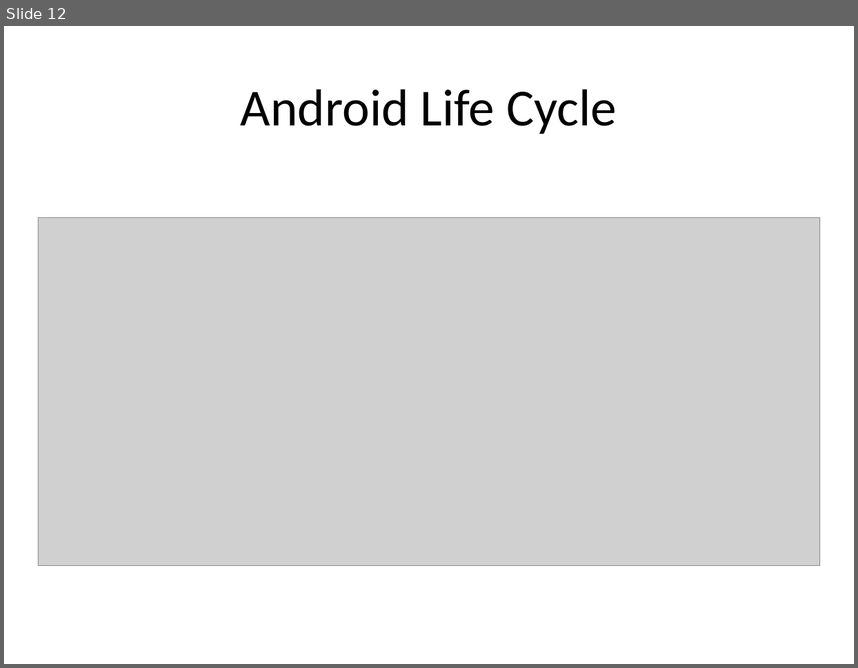
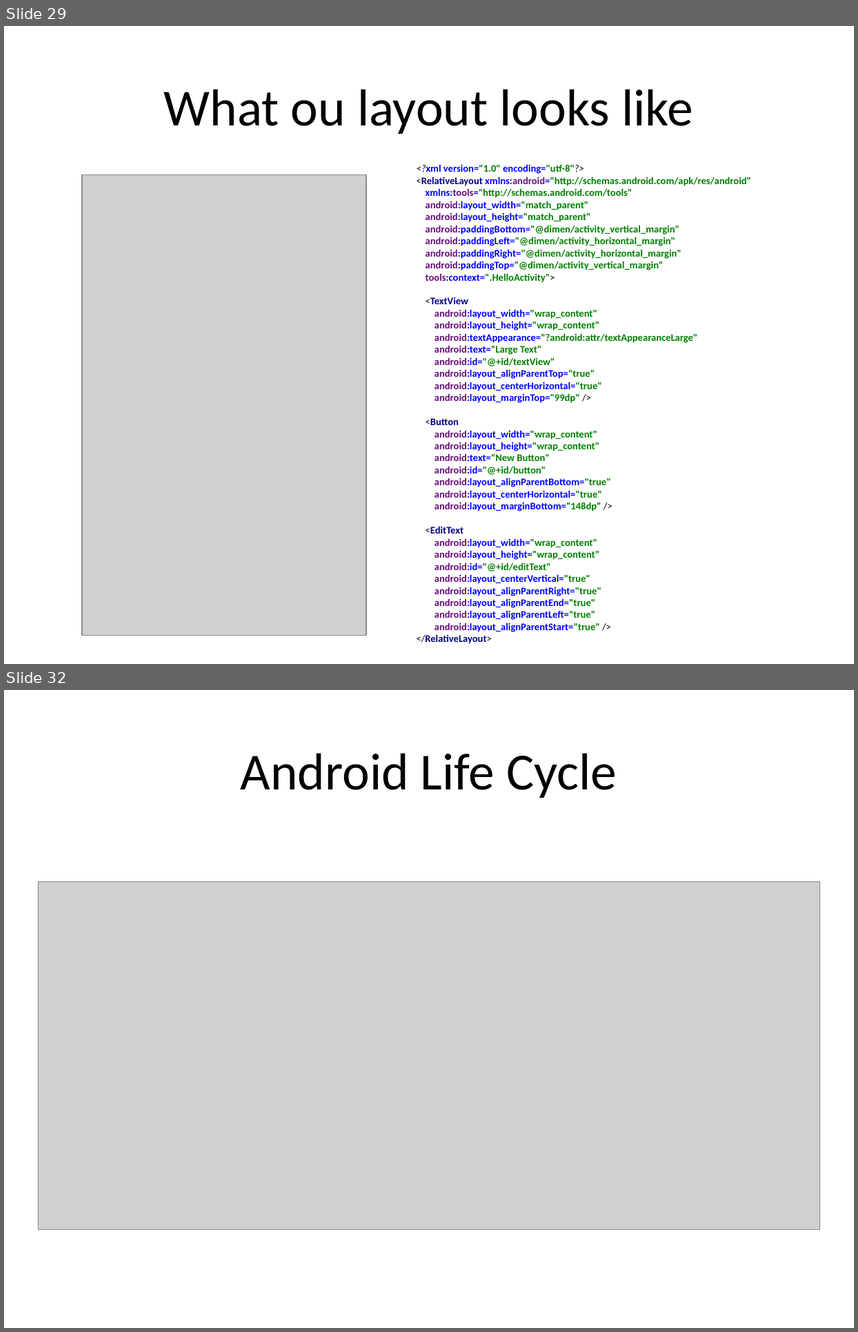
Before and after one commit to chang47/AndroidTutorial, a slide deck: Lesson1 First App/Android Lesson 1.pptx. Shown one above the other, each under a label of ours: slide 12 before the commit, slides 29 and 32 after it; the slides between them are not shown. The pictures are 858x668 and 858x1332 pixels, drawn with LibreOffice and Linux fonts; fonts in the diff are those of the drawing; grey boxes stand for pictures. Boxes give left, top, right and bottom in pixels: in the first picture for what was removed or moved away, otherwise in the second. Text is boxed around its words. In the diff, an @@ line names an element or a change of style, - is before the commit and + after.

```diff
--- a/Lesson1 First App/Android Lesson 1.pptx
+++ b/Lesson1 First App/Android Lesson 1.pptx
@@ slide 29 added at (4, 26, 854, 664), background #FFFFFF @@
@@ title added at (164, 89, 693, 134), 44 pt, text #000000 @@
+What ou layout looks like
@@ text added at (417, 164, 751, 632), 8.5 pt, text #008000, bold @@
+<?xml version="1.0" encoding="utf-8"?>
+<RelativeLayout xmlns:android="http://schemas.android.com/apk/res/android"
+xmlns:tools="http://schemas.android.com/tools"
+android:layout_width="match_parent"
+android:layout_height="match_parent"
+android:paddingBottom="@dimen/activity_vertical_margin"
+android:paddingLeft="@dimen/activity_horizontal_margin"
+android:paddingRight="@dimen/activity_horizontal_margin"
+android:paddingTop="@dimen/activity_vertical_margin"
+tools:context=".HelloActivity">
+<TextView
+android:layout_width="wrap_content"
+android:layout_height="wrap_content"
+android:textAppearance="?android:attr/textAppearanceLarge"
+android:text="Large Text"
+android:id="@+id/textView"
+android:layout_alignParentTop="true"
+android:layout_centerHorizontal="true"
+android:layout_marginTop="99dp" />
+<Button
+android:layout_width="wrap_content"
+android:layout_height="wrap_content"
+android:text="New Button"
+android:id="@+id/button"
+android:layout_alignParentBottom="true"
+android:layout_centerHorizontal="true"
+android:layout_marginBottom="148dp" />
+<EditText
+android:layout_width="wrap_content"
+android:layout_height="wrap_content"
+android:id="@+id/editText"
+android:layout_centerVertical="true"
+android:layout_alignParentRight="true"
+android:layout_alignParentEnd="true"
+android:layout_alignParentLeft="true"
+android:layout_alignParentStart="true" />
+</RelativeLayout>
@@ picture added at (82, 175, 367, 635) @@
@@ what was slide 12 is now slide 32 @@
```
Also in this commit, not shown: 8 slides changed, 25 other slides added, 1 slide removed, 30 other files.
